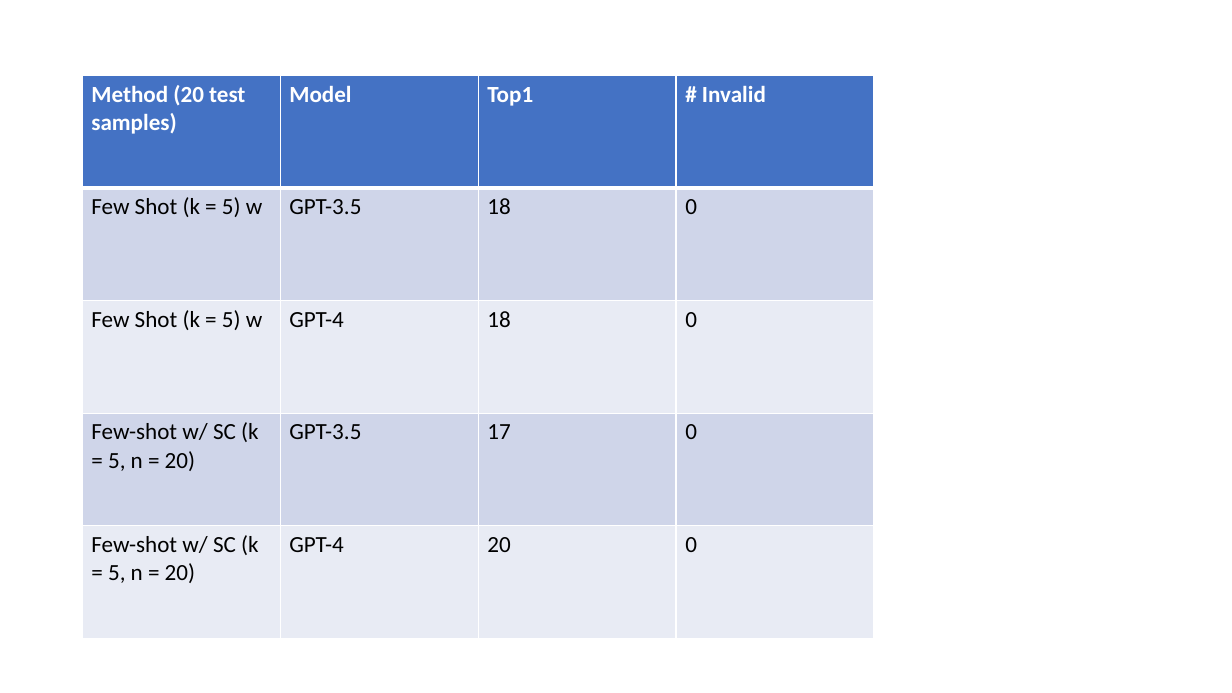
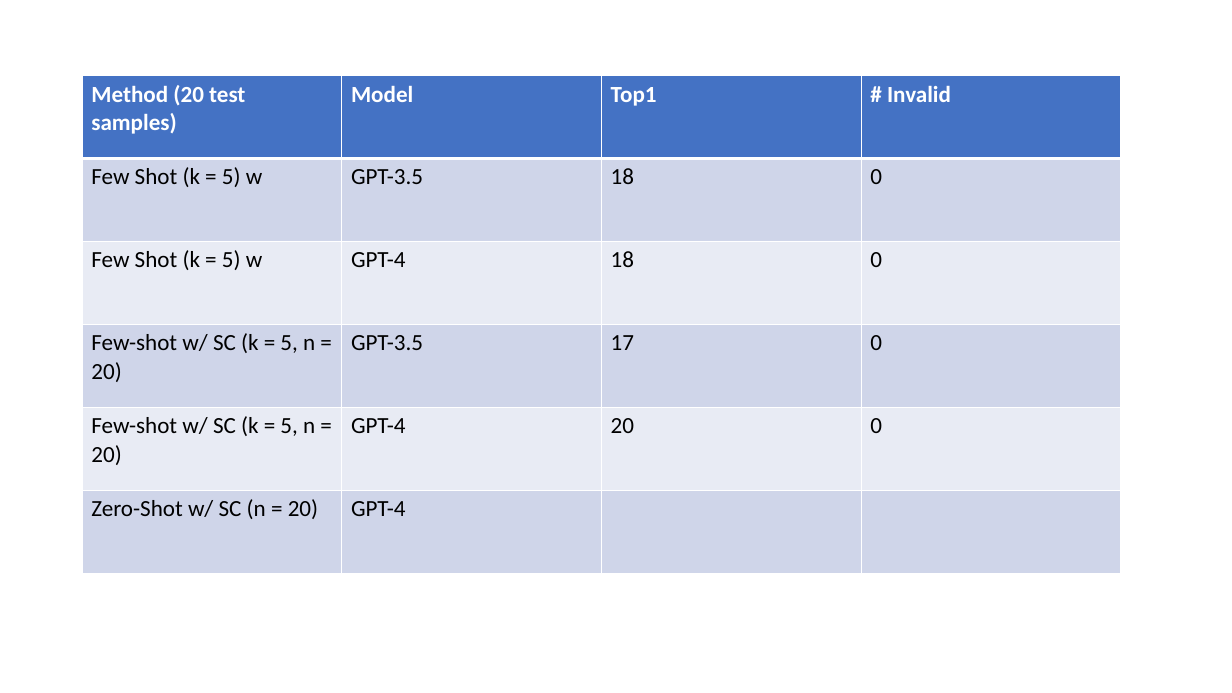
Before and after one commit to JohnDLee/ChemistryPE, a slide deck: slide 13 of pptx/7-5-2023.pptx (slide 12 before the commit). Drawn at 1232x693 pixels with LibreOffice and Linux fonts; fonts in the diff are those of the drawing. Boxes give left, top, right and bottom in pixels: in the first picture for what was removed or moved away, otherwise in the second. Text is boxed around its words. In the diff, an @@ line names an element or a change of style, - is before the commit and + after.

```diff
--- a/pptx/7-5-2023.pptx
+++ b/pptx/7-5-2023.pptx
@@ table at (82, 76, 1121, 574) @@
+row 6: Zero-Shot w/ SC (n = 20) | GPT-4 |  | 
@@ table: place and size @@
-table at (82, 76, 873, 640)
+table at (82, 76, 1121, 574)
```
Also in this commit, not shown: 1 other slide changed, 1 slide added, 1 other file.
